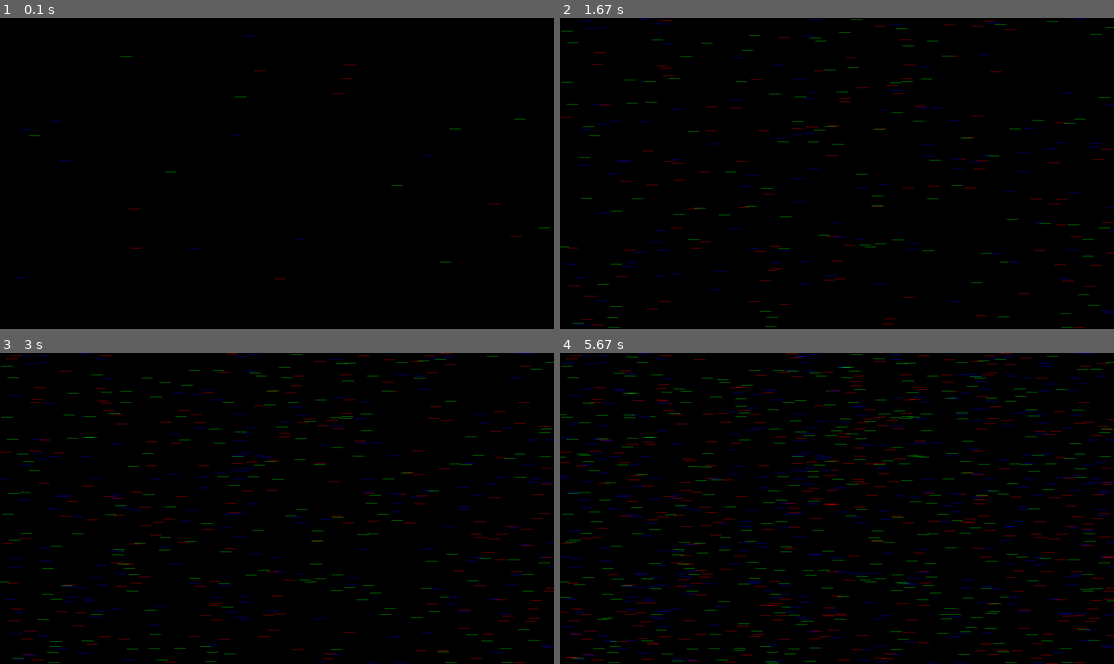
Above: before the commit, frames 1-4 (two rows, left to right).
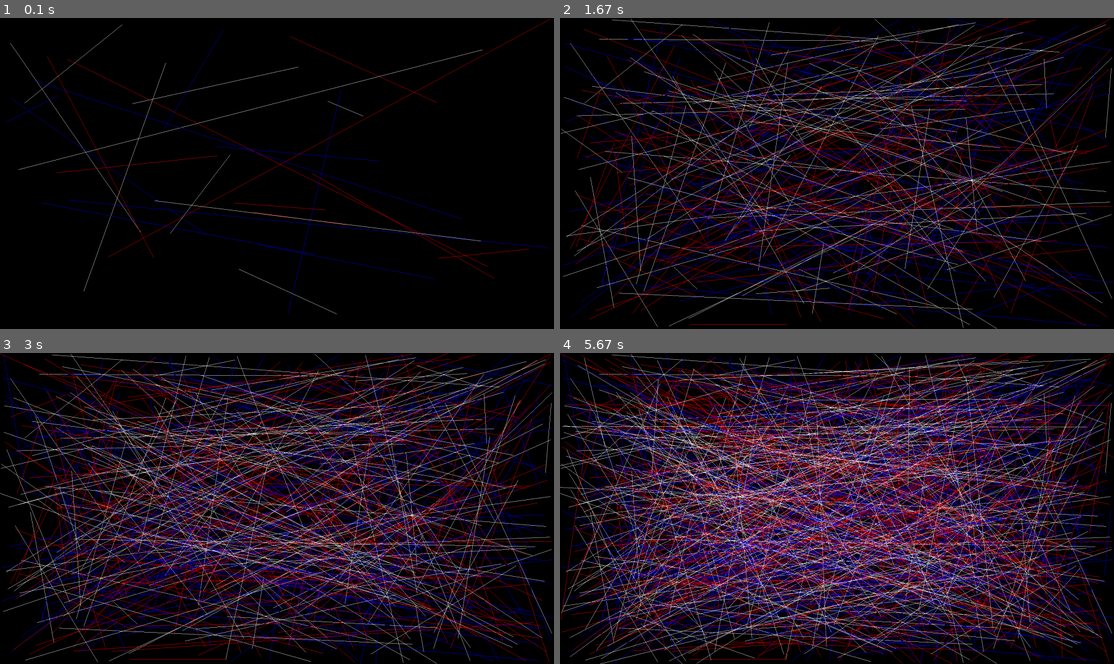
Above: after the commit, the same moments.

Repository: johnramosg/Univalle
Game: pygame game, started from Cursos/Pygame/Lineas_Figuras.py
The game is run twice, just before and just after one commit, with the same random seed, the same clock (stepped at 60 frames per second) and the same inputs.
Inputs:
- Up to frame 1 (0.1 s): no input
- Up to frame 2 (1.67 s): no input
- Up to frame 3 (3 s): no input
- Up to frame 4 (5.67 s): no input

The runs differ from the first frame. In frame 1, 2.8% of the frame differs, in the area x 1-100%, y 0-96%; in frame 2, 28%; in frame 3, 42%; in frame 4, 60%, in the area x 0-100%, y 0-100%.

Commit message:
Modificaciones

Diff:
--- a/Cursos/Pygame/Lineas_Figuras.py
+++ b/Cursos/Pygame/Lineas_Figuras.py
@@ -14,17 +14,23 @@
 colorlinea = (255, 0, 0)
 clock=pygame.time.Clock()
 def rojo():
+    posx1=random.randrange(0,1920)
+    posy1=random.randrange(0,1080)
     posx=random.randrange(0,1920)
     posy=random.randrange(0,1080)
-    pygame.draw.line(ventana, (255,0,0),(posx,posy),(posx,posy),40)
+    pygame.draw.line(ventana, (255,255,255),(posx,posy),(posx1,posy1),1)
 def verde():
     posx1=random.randrange(0,1920)
     posy1=random.randrange(0,1080)
-    pygame.draw.line(ventana, (0,255,0),(posx1,posy1),(posx1,posy1),40)
+    posx=random.randrange(0,1920)
+    posy=random.randrange(0,1080)
+    pygame.draw.line(ventana, (255,0,0),(posx,posy),(posx1,posy1),1)
 def azul():
     posx2=random.randrange(0,1920)
     posy2=random.randrange(0,1080)
-    pygame.draw.line(ventana, (0,0,255),(posx2,posy2),(posx2,posy2),40)
+    posx1=random.randrange(0,1920)
+    posy1=random.randrange(0,1080)
+    pygame.draw.line(ventana, (0,0,255),(posx1,posy1),(posx2,posy2),1)
 pygame.display.update()
 
 
@@ -38,4 +44,4 @@
     verde()
     azul()
     pygame.display.update()
-    #clock.tick(1000)
+    #clock.tick(10)
